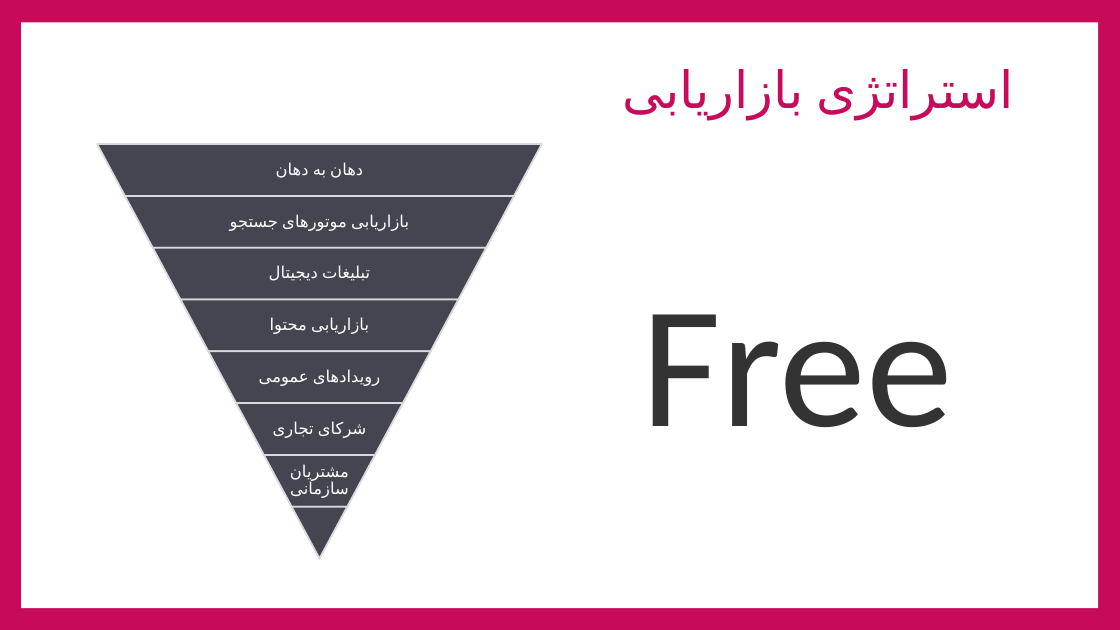
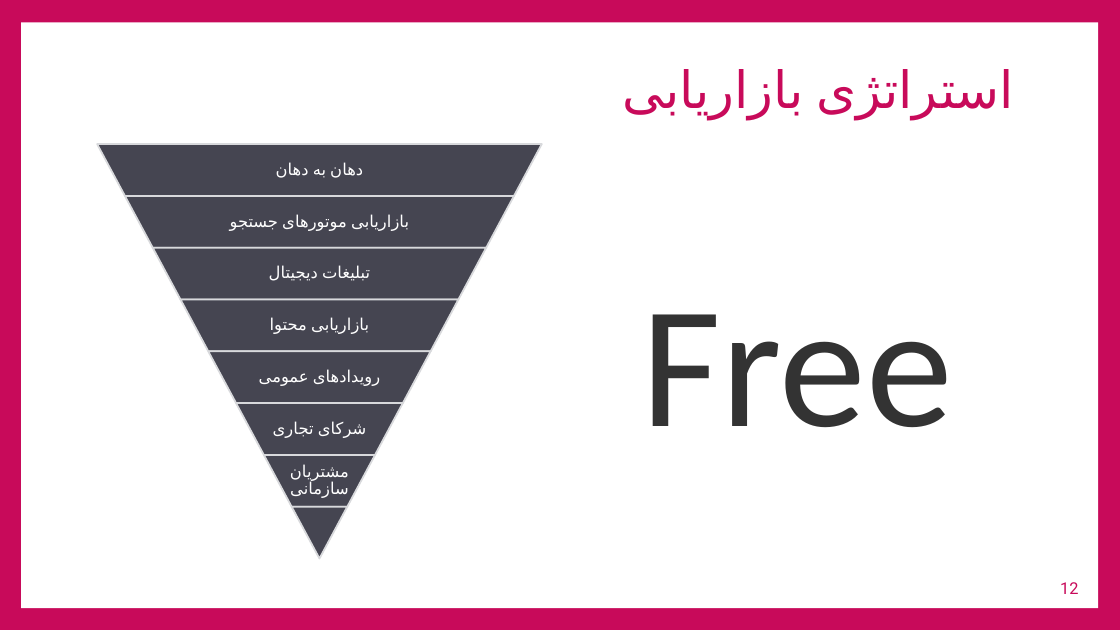
Before and after one commit to ghasemizade/talambar_cdn, a slide deck: slide 12 of business/PitchDeck/JIbres-PitchDeck-v1.pptx. Drawn at 1120x630 pixels with LibreOffice and Linux fonts; fonts in the diff are those of the drawing; background and template pictures are left out. Boxes give left, top, right and bottom in pixels: in the first picture for what was removed or moved away, otherwise in the second. Text is boxed around its words. In the diff, an @@ line names an element or a change of style, - is before the commit and + after.

```diff
--- a/business/PitchDeck/JIbres-PitchDeck-v1.pptx
+++ b/business/PitchDeck/JIbres-PitchDeck-v1.pptx
@@ page number added at (1060,582,1078,594), 14 pt, text #C80A5A @@
+12
```
Also in this commit, not shown: 11 other slides changed, 1 slide added, 1 slide removed, 2 other files.
